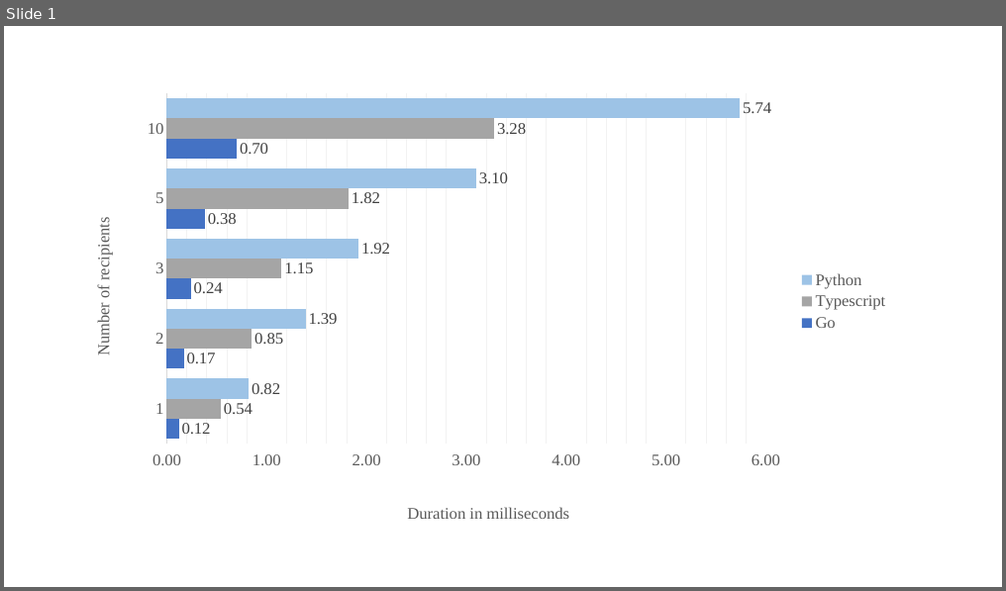
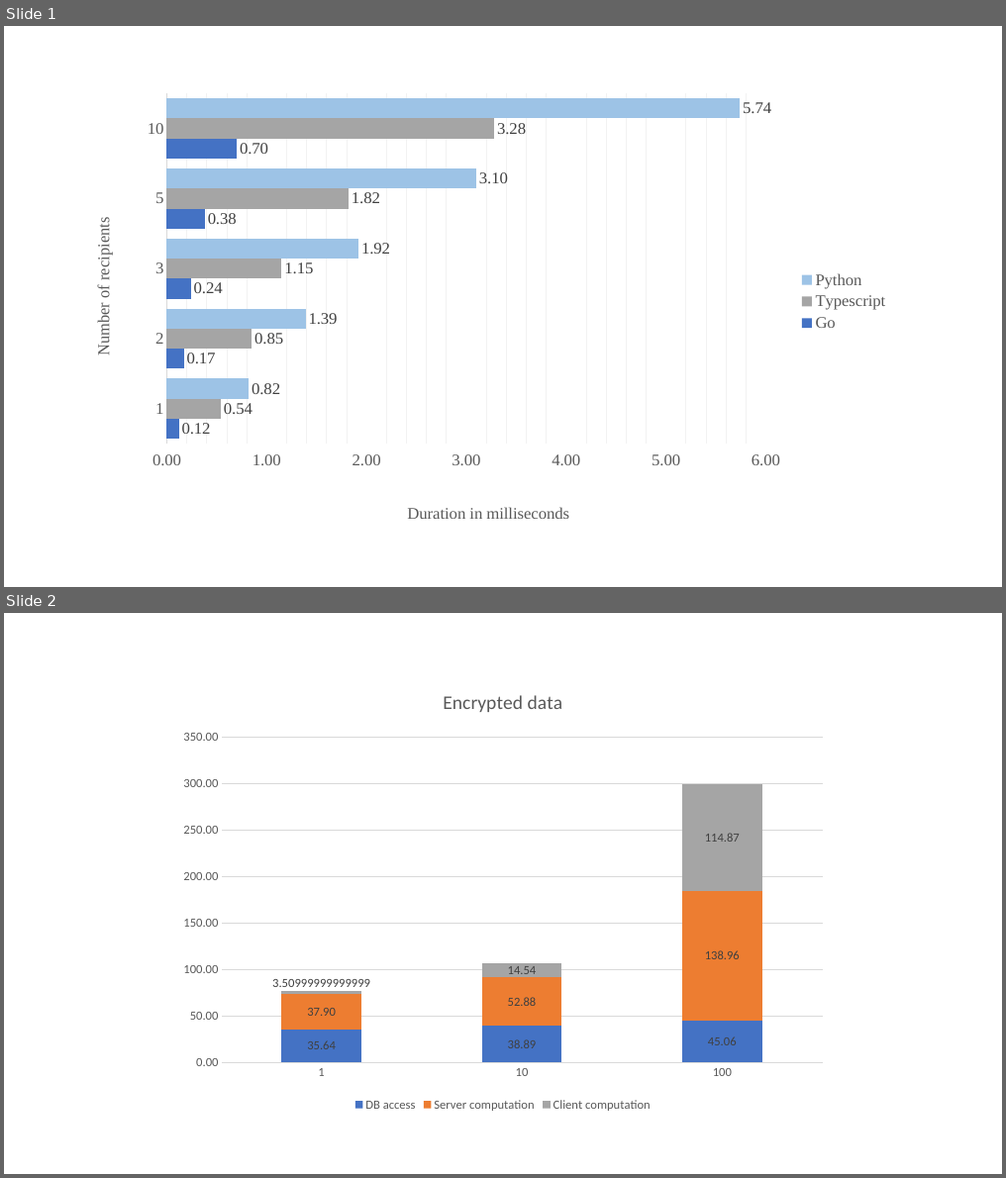
Before and after one commit to haggj/masters-thesis, a slide deck: draft/07-data.pptx. Shown one above the other, each under a label of ours: slide 1 before the commit, slides 1 and 2 after it. The pictures are 1006x591 and 1006x1178 pixels, drawn with LibreOffice and Linux fonts; fonts in the diff are those of the drawing. Boxes give left, top, right and bottom in pixels: in the first picture for what was removed or moved away, otherwise in the second. Text is boxed around its words. In the diff, an @@ line names an element or a change of style, - is before the commit and + after.

```diff
--- a/draft/07-data.pptx
+++ b/draft/07-data.pptx
@@ slide 2 added at box(4, 613, 1002, 1174), background #FFFFFF @@
@@ column stacked chart added at box(170, 672, 836, 1116) @@
+title "Encrypted data "
+categories: 1, 10, 100
+DB access: 35.64, 38.89, 45.06
+Server computation: 37.9, 52.88, 138.96
+Client computation: 3.51, 14.54, 114.87
```
Also in this commit, not shown: 2 other slides added, 1 slide removed, 15 other files.
